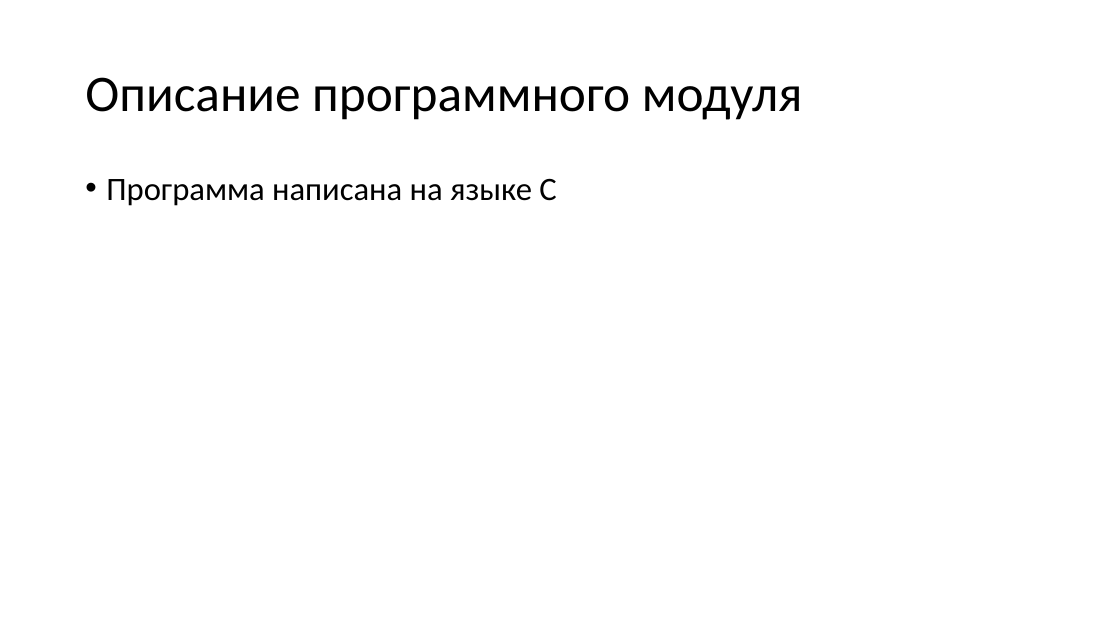
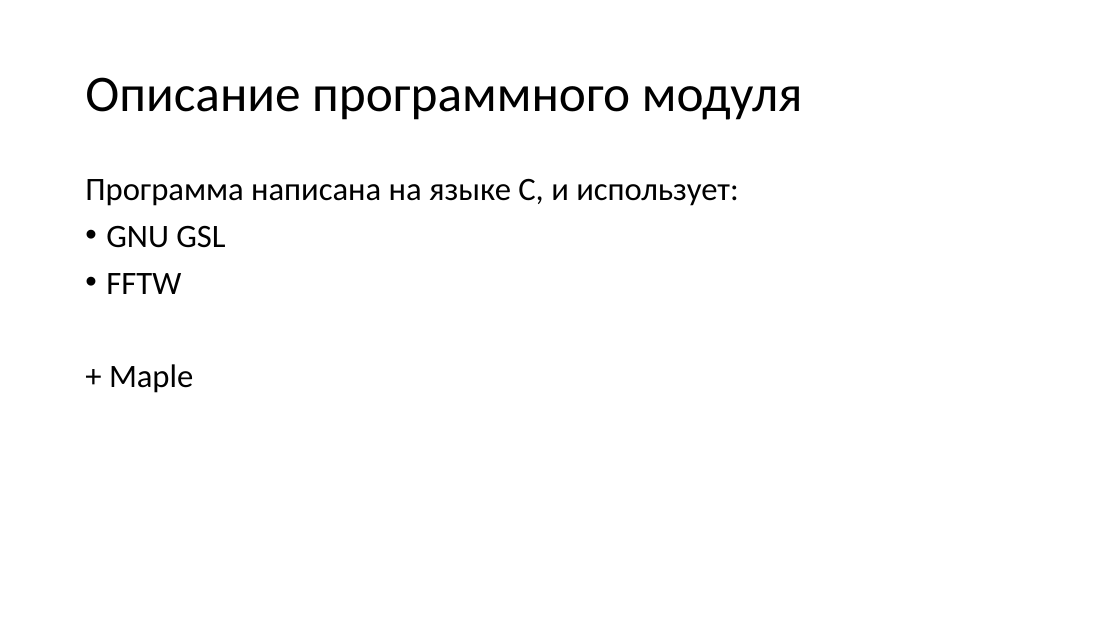
Before and after one commit to amakhno/Integration, a slide deck: slide 13 of defence.pptx (slide 9 before the commit). Drawn at 1120x630 pixels with LibreOffice and Linux fonts; fonts in the diff are those of the drawing. Boxes give left, top, right and bottom in pixels: in the first picture for what was removed or moved away, otherwise in the second. Text is boxed around its words. In the diff, an @@ line names an element or a change of style, - is before the commit and + after.

```diff
--- a/defence.pptx
+++ b/defence.pptx
@@ text at (85, 178, 738, 393): text changed @@
-• Программа написана на языке C
+Программа написана на языке C, и использует:
+• GNU GSL
+• FFTW
++ Maple
```
Also in this commit, not shown: 5 other slides changed, 10 slides added, 6 slides removed, 6 other files.
